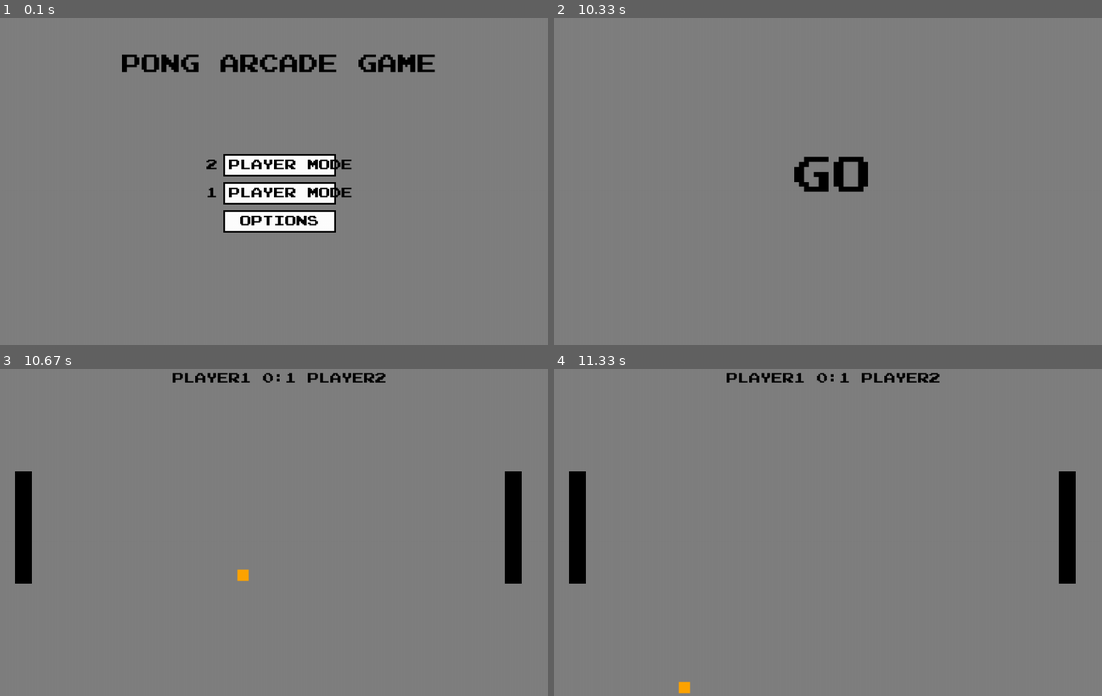
Above: before the commit, frames 1-4 (two rows, left to right).
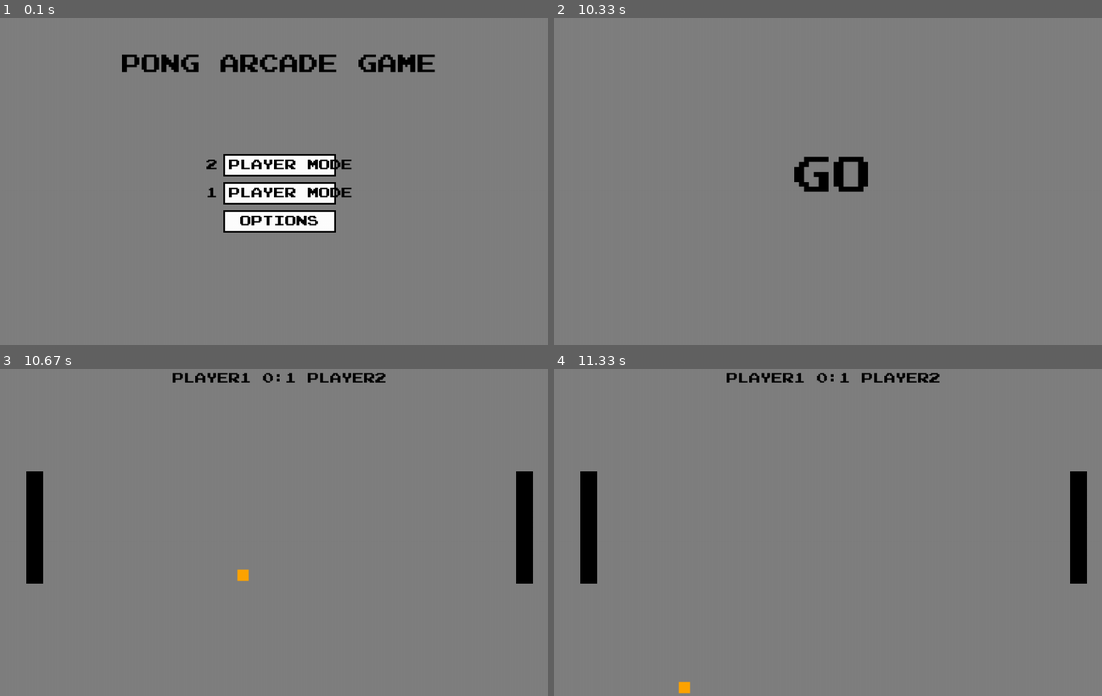
Above: after the commit, the same moments.

Repository: mentekoppany11/Python_projekt-Pong-
Game: pygame game, started from Pong.py
Two runs of this game, one before a commit and one after it. Both use one fixed random seed, a clock stepped at 60 frames per second and the inputs below.
Inputs (mouse positions are in pixels of both pictures, inside the frame that each line leads up to):
- Up to frame 1 (0.1 s): no input
- Up to frame 2 (10.33 s): click "2 PLAYER MODE" at 0.38 s; click "SUBMIT" at 0.72 s; click (658, 256) at 1.55 s; click (838, 210) at 2.52 s; move the mouse to (981, 148) at 3.47 s; click (981, 148) at 3.75 s; hold Down 4.17-4.93 s; move the mouse to (619, 103) at 4.2 s; click (619, 103) at 4.55 s; hold Up 4.97-5.33 s; hold Down 5.37-5.73 s; hold Up 5.77-6.07 s
- Up to frame 3 (10.67 s): no input
- Up to frame 4 (11.33 s): no input

Frames 1-2 are identical in both runs. In frame 3, 2.8% of the frame differs, in the area x 2-98%, y 31-66%; in frame 4, 2.8%.

Commit message:
műkodik

Diff:
--- a/Pong.py
+++ b/Pong.py
@@ -534,9 +534,9 @@
             ball_speed_y = choice([5, -5])
             ball_rect.x = 500
             ball_rect.y = 300
-            player1_rect.x = 30
+            player1_rect.x = 50
             player1_rect.y = 200
-            player2_rect.x = 900
+            player2_rect.x = 920
             player2_rect.y = 200
             player1_score += 1
             if player1_score != 3:
@@ -547,9 +547,9 @@
             ball_speed_y = choice([5, -5])
             ball_rect.x = 500
             ball_rect.y = 300
-            player1_rect.x = 30
+            player1_rect.x = 50
             player1_rect.y = 200
-            player2_rect.x = 900
+            player2_rect.x = 920
             player2_rect.y = 200
             player2_score += 1
             if player2_score != 3:
